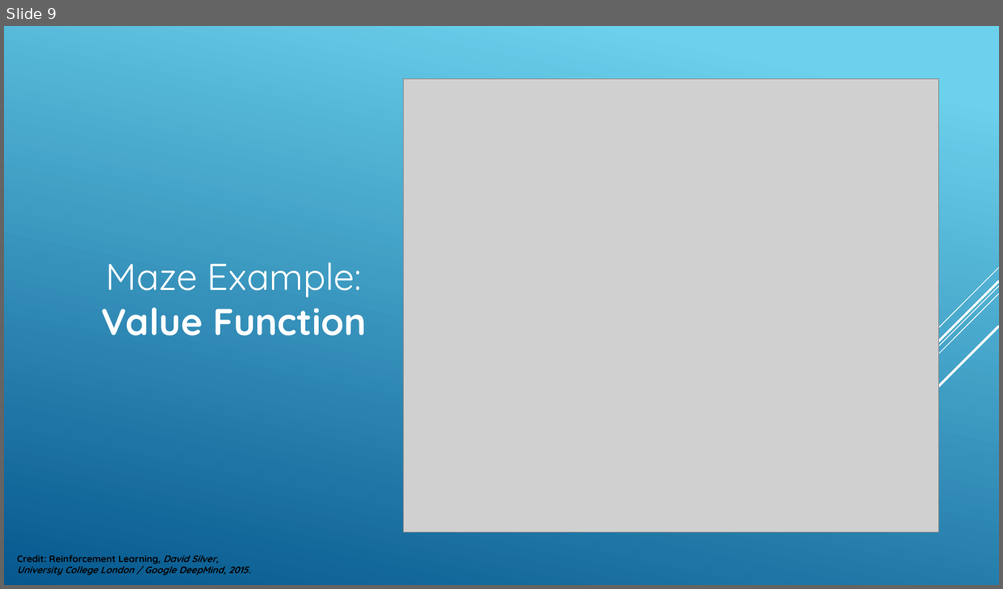
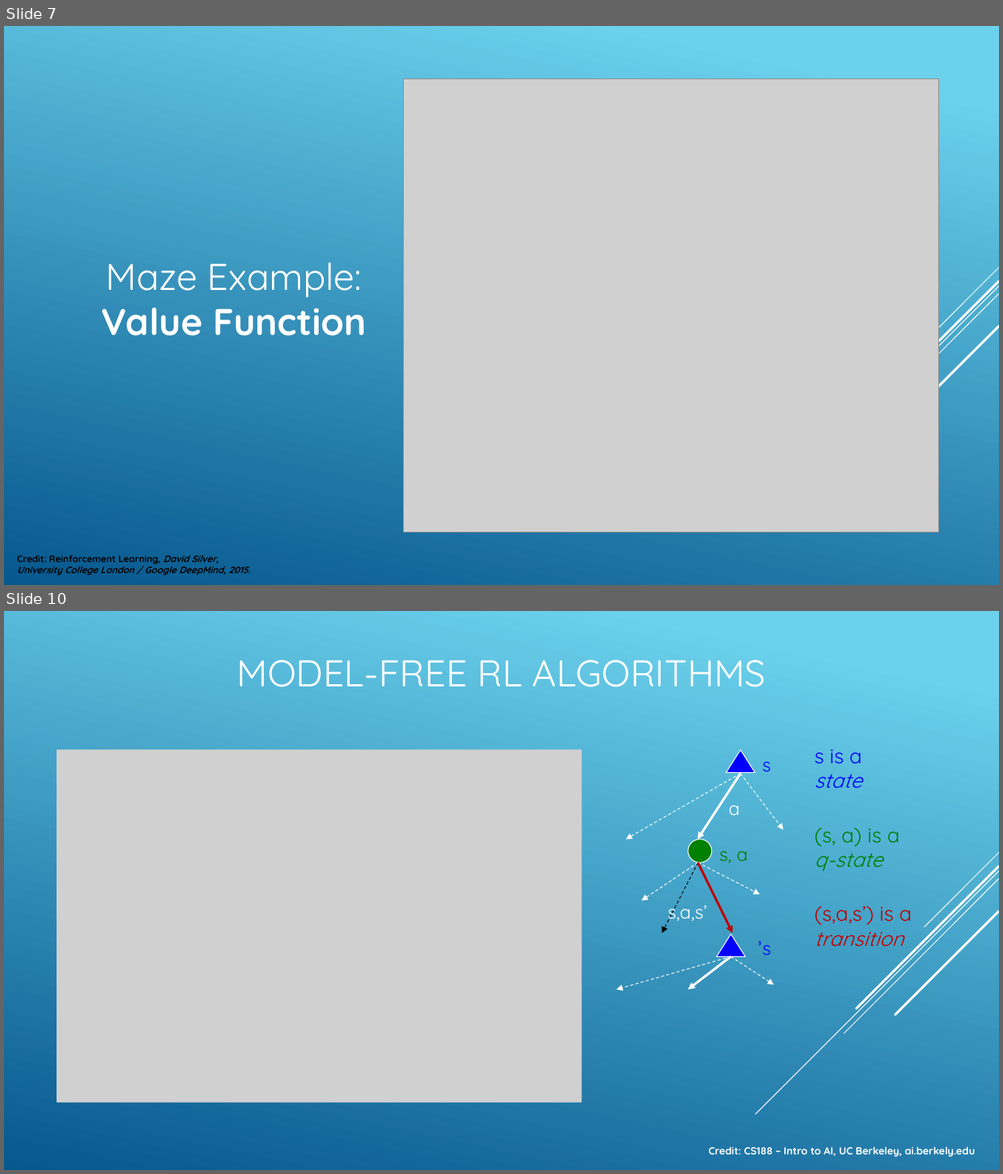
Before and after one commit to seohara1955/Presentations, a slide deck: mw-devs-ml-grp/2020-09-02/simple-rl-glue-app.pptx. Shown one above the other, each under a label of ours: slide 9 before the commit, slides 7 and 10 after it; the slides between them are not shown. The pictures are 1003x589 and 1003x1174 pixels, drawn with LibreOffice and Linux fonts; fonts in the diff are those of the drawing; grey boxes stand for pictures. Boxes give left, top, right and bottom in pixels: in the first picture for what was removed or moved away, otherwise in the second. Text is boxed around its words. In the diff, an @@ line names an element or a change of style, - is before the commit and + after.

```diff
--- a/mw-devs-ml-grp/2020-09-02/simple-rl-glue-app.pptx
+++ b/mw-devs-ml-grp/2020-09-02/simple-rl-glue-app.pptx
@@ slide 10 added at box(4, 611, 999, 1170), background gradient #6ED2EB to #06588E; not listed: 5 template elements that a slide beside it also shows @@
@@ title added at box(237, 660, 766, 687), 36 pt, text #FFFFFF @@
+MODEL-FREE RL ALGORITHMS
@@ picture added at box(57, 750, 582, 1103) @@
@@ group added at box(617, 749, 911, 990): 10 arrows, 8 texts, 2 triangles, 1 ellipse @@
+a
+s
+s’
+s, a
+(s,a,s’) is a
+transition
+s,a,s’
+s is a state
+(s, a) is a q-state
@@ text added at box(708, 1147, 974, 1157), 10 pt, text #FFFFFF, bold @@
+Credit: CS188 – Intro to AI, UC Berkeley, ai.berkely.edu
@@ what was slide 9 is now slide 7 @@
```
Also in this commit, not shown: 9 slides changed, 3 other slides added, 1 slide removed, 1 other file.
